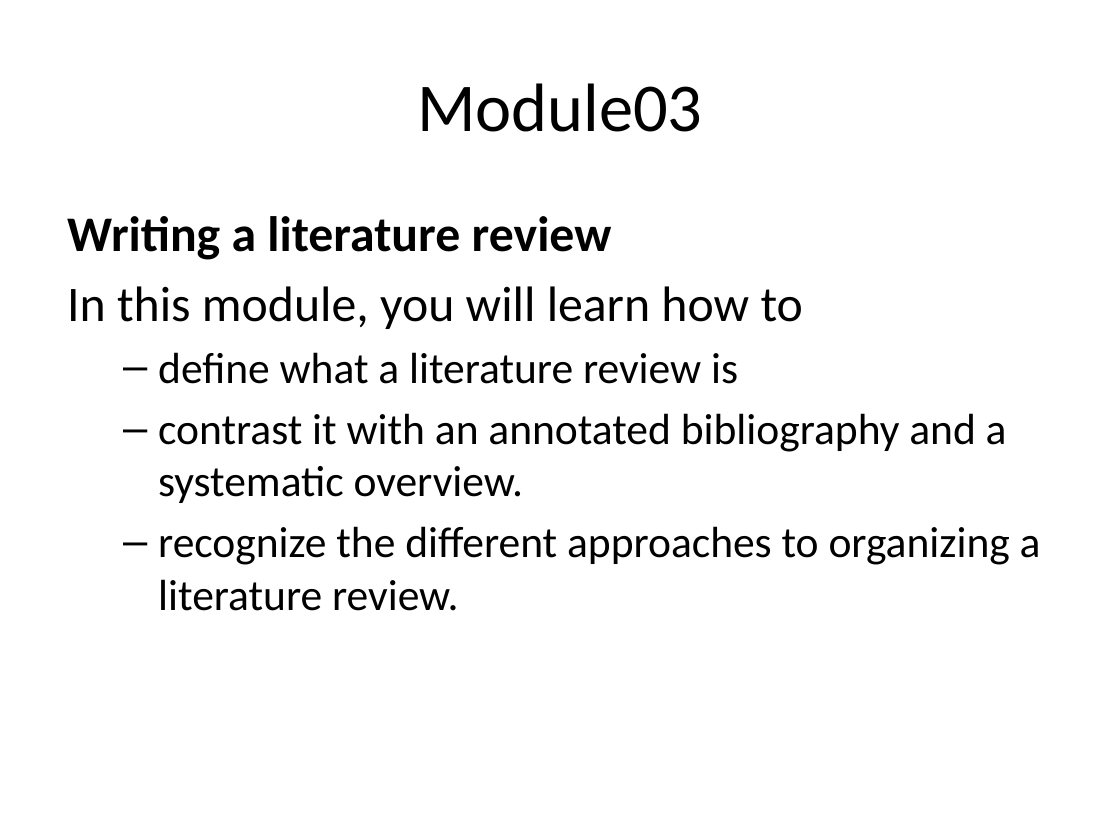
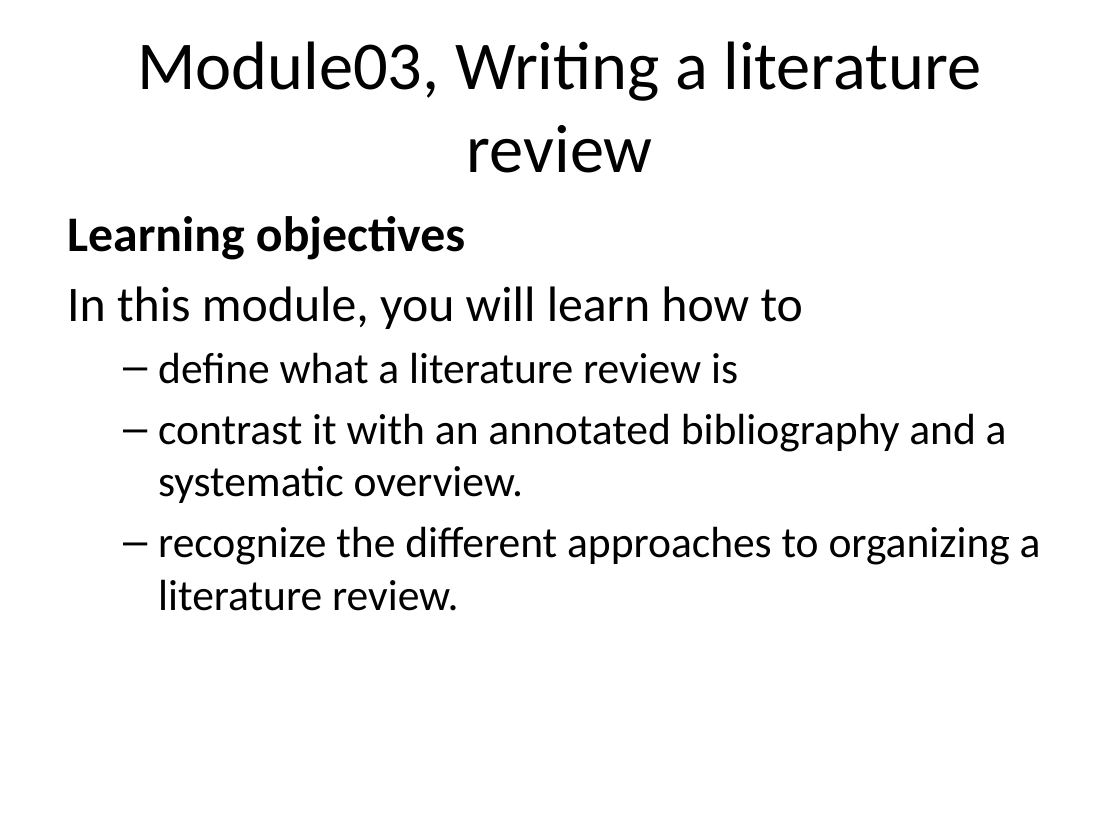
Before and after one commit to pmean/classes, a slide deck: slide 4 of clinical-research-methodology/modules/5510-99-objectives.pptx. Drawn at 1120x840 pixels with LibreOffice and Linux fonts; fonts in the diff are those of the drawing. Boxes give left, top, right and bottom in pixels: in the first picture for what was removed or moved away, otherwise in the second. Text is boxed around its words. In the diff, an @@ line names an element or a change of style, - is before the commit and + after.

```diff
--- a/clinical-research-methodology/modules/5510-99-objectives.pptx
+++ b/clinical-research-methodology/modules/5510-99-objectives.pptx
@@ title at <box>137,41,981,173</box>: text changed @@
-Module03
+Module03, Writing a literature review
@@ text at <box>67,216,465,260</box>: text changed @@
-Writing a literature review
+Learning objectives
```
Also in this commit, not shown: 3 other slides changed, 13 other files.
